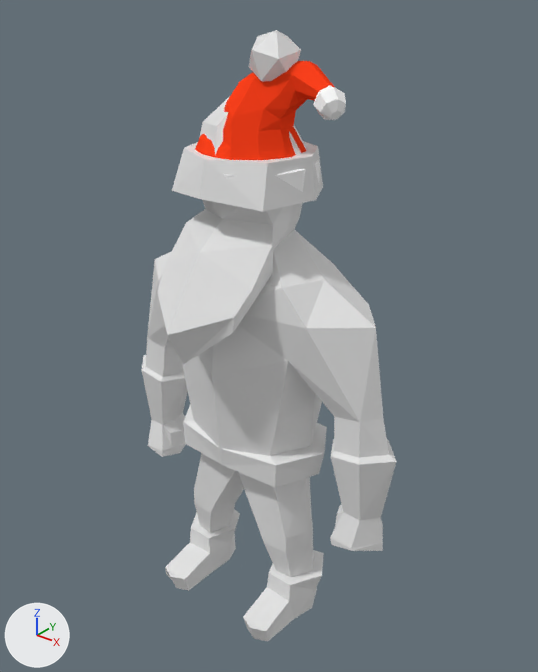
A saved change to the Blender file Models/Blend/Helmet/ChristmasHat.blend.
The view is the same before and after, from a 50 mm camera at (7.27, -8.62, 10.75) aimed at (0.3, 0.09, 5.36). The axes (+X, +Y, +Z) are drawn at lower left. The lights are the same throughout.
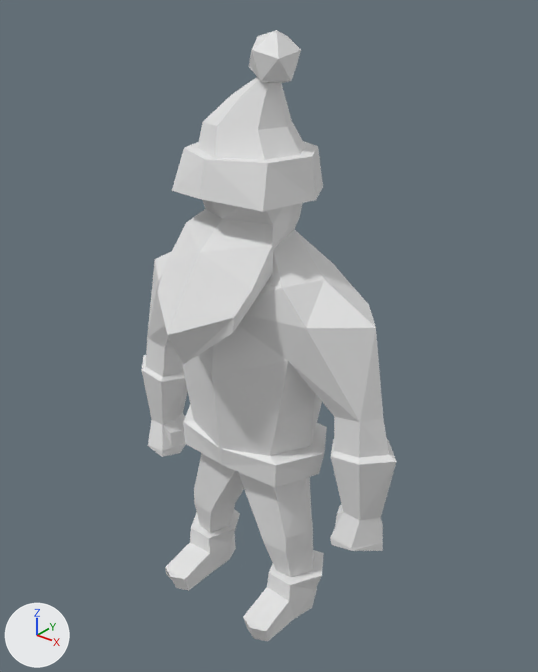
What differs and where, as boxes (x1, y1, x2, y2) in the pictures (538 x 672 px):
'christmas_hat_01_LOD-0', hidden (red): before (195, 61, 346, 192)

What the commit changed:
me_retopoflow_000 is used by ob_christmas_hat_01_lod_0; location (0.0, 0.08, 8.18); rotation (0.0, 0.0, -1.571), in degrees (0, 0, -90); scale (3.32, 3.32, 3.32).
me_retopoflow_000 had 128 vertices, 127 faces and spanned x -0.305..0.306, y -0.303..0.501, z -0.081..0.451.
me_retopoflow_000 no longer uses material mat_material_000 (red #ff411d).
me_retopoflow_000 no longer uses material mat_material_001 (white #ffffff).
me_retopoflow_000 now has 167 vertices, 166 faces and spans x -1.085..1.736, y -0.978..1.168, z 7.643..9.666.
me_retopoflow_000 part 1: the whole mesh is rebuilt.
Object 'christmas_hat_01_LOD-0' (ob_christmas_hat_01_lod_0) turns from (0, 0, -90) to (0, 0, 0) degrees about x, y and z.
Object 'christmas_hat_01_LOD-0' (ob_christmas_hat_01_lod_0) is rescaled from (3.32, 3.32, 3.32) to (1.0, 1.0, 1.0).
Object 'christmas_hat_01_LOD-0' (ob_christmas_hat_01_lod_0) moves from (0.0, 0.08, 8.18) to (0.0, 0.0, 0.0).
Object 'christmas_hat_01_LOD-0' (ob_christmas_hat_01_lod_0) is now hidden.
